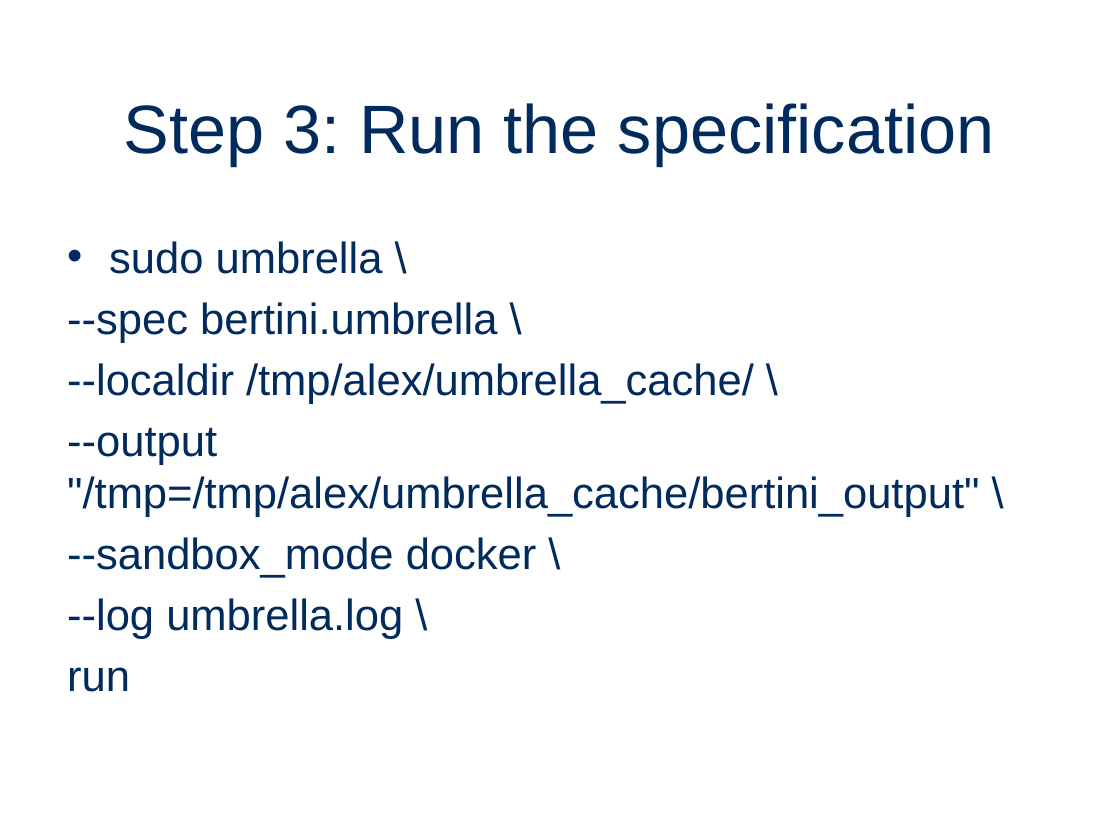
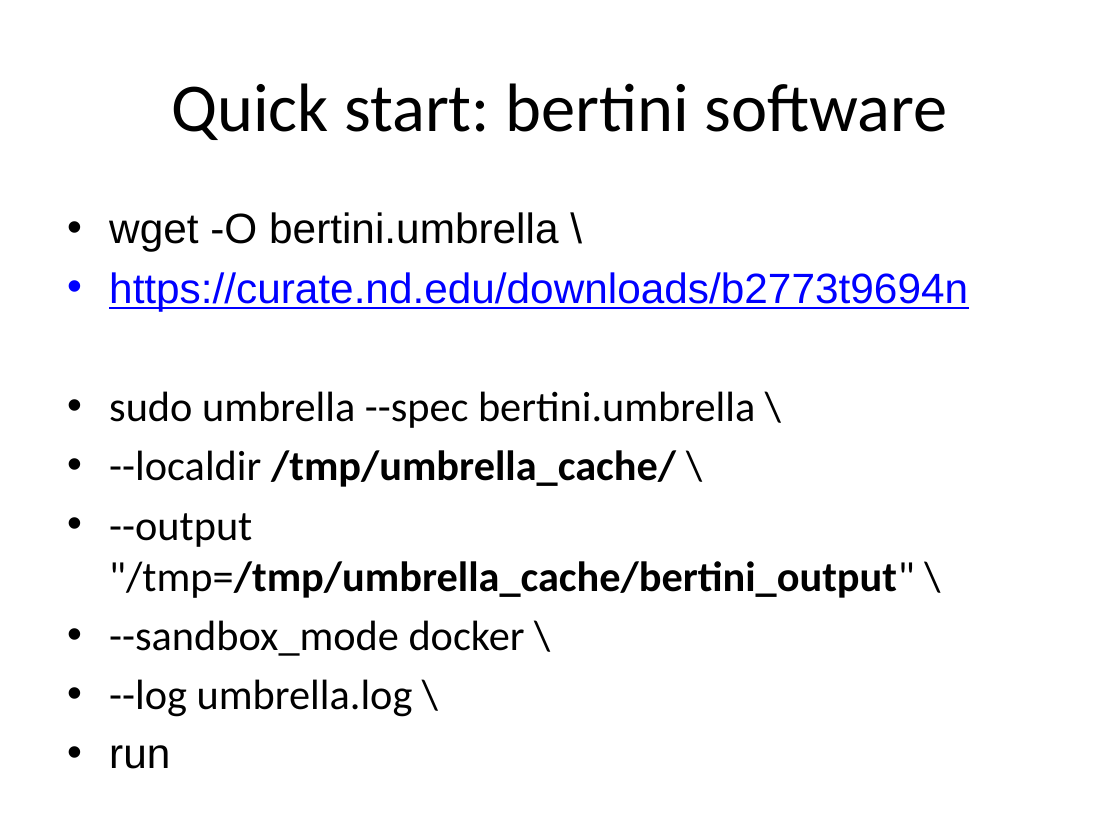
Before and after one commit to daspos/Docker-Workshop-Use-Case-1, a slide deck: slide 2 of Umbrella Tutorial.pptx (slide 21 before the commit). Drawn at 1120x840 pixels with LibreOffice and Linux fonts; fonts in the diff are those of the drawing; background and template pictures are left out. Boxes give left, top, right and bottom in pixels: in the first picture for what was removed or moved away, otherwise in the second. Text is boxed around its words. In the diff, an @@ line names an element or a change of style, - is before the commit and + after.

```diff
--- a/Umbrella Tutorial.pptx
+++ b/Umbrella Tutorial.pptx
@@ title added at [171,83,947,140], 44 pt, text #000000 @@
+Quick start: bertini software
@@ title removed at [124,103,994,165] @@
-Step 3: Run the specification
@@ text "wget -O bertini.umbrella \": place and size @@
-text "wget -O bertini.umbrella \" at [67,241,979,692]
+text "wget -O bertini.umbrella \" at [109,212,968,717]
@@ text at [109,212,968,598]: text changed; size 28 to 27.2 pt; font Arial to Calibri; text colour #002B5C to #000000 @@
-• sudo umbrella \
---spec bertini.umbrella \
---localdir /tmp/alex/umbrella_cache/ \
---output "/tmp=/tmp/alex/umbrella_cache/bertini_output" \
+• wget -O bertini.umbrella \
+• https://curate.nd.edu/downloads/b2773t9694n
+• sudo umbrella --spec bertini.umbrella \
+• --localdir /tmp/umbrella_cache/ \
+• --output "/tmp=/tmp/umbrella_cache/bertini_output" \
@@ text at [109,620,525,717]: size 28 to 27.2 pt, text colour #002B5C to #000000 in "--sandbox_mode docker \", "--log umbrella.log \", "run"; font Arial to Calibri in "--sandbox_mode docker \", "--log umbrella.log \"; bullet none to • @@
```
Also in this commit, not shown: 13 slides added, 20 slides removed, 1 other file.
